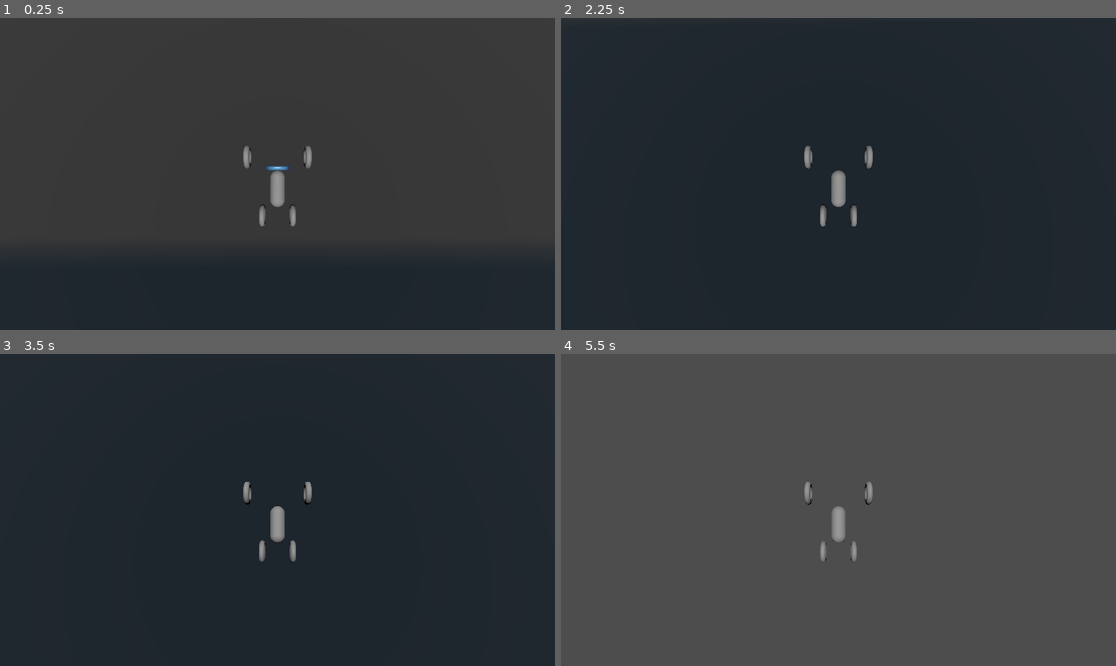
Above: before the commit, frames 1-4 (two rows, left to right).
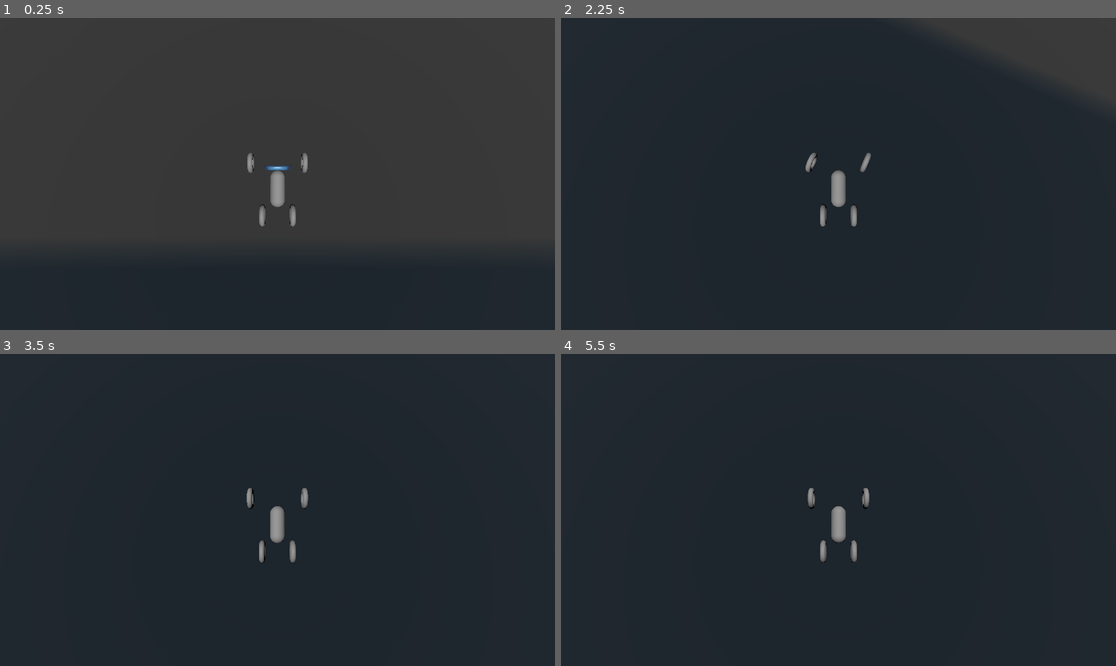
Above: after the commit, the same moments.

Repository: Flying-Hammer754/piratejam16
Game: Godot game, scene res://test_web_export.tscn
The game is run twice, just before and just after one commit, with the same random seed, the same clock (stepped at 60 frames per second) and the same inputs. The engine's default icon, where the game draws it, is replaced by a stand-in: a white triangle on a blue panel in a dark square.
Inputs:
- Up to frame 1 (0.25 s): no input
- Up to frame 2 (2.25 s): tap Enter at 0.5 s; hold D (player_move_right) 0.53-1.28 s; hold F (player_fall_over) 0.53-1.28 s; tap Space (player_jump) at 0.77, 1.25, 1.52 s; hold S (player_move_backwards) 1.28-2.03 s; tap F (player_fall_over) at 1.35 s; hold D (player_move_right) from 2.03 s (still down); hold F (player_fall_over) from 2.03 s (still down)
- Up to frame 3 (3.5 s): release D (player_move_right) at 2.78 s; release F (player_fall_over) at 2.78 s; hold W (player_move_forward) from 2.78 s (still down); tap F (player_fall_over) at 2.85 s; tap Space (player_jump) at 3.02 s
- Up to frame 4 (5.5 s): tap Enter at 3.5 s; release W (player_move_forward) at 3.53 s; hold F (player_fall_over) 3.53-4.28 s; hold A (player_move_left) 3.53-5.03 s; tap Space (player_jump) at 3.77, 4.52, 5 s; tap F (player_fall_over) at 4.35 s; hold S (player_move_backwards) from 5.03 s (still down); hold F (player_fall_over) from 5.03 s (still down)

The runs differ from the first frame. In frame 1, 0.2% of the frame differs, in the area x 43-57%, y 40-50%; in frame 2, 2.5%; in frame 3, 0.3%; in frame 4, 100%, in the area x 0-100%, y 0-100%.

Commit message:
Fix vehicle handling

Diff:
--- a/player_vehicle.gd
+++ b/player_vehicle.gd
@@ -1,5 +1,3 @@
-# TODO: figure out how to fix the cars handling
-
 extends VehicleBody3D
 
 @export var speed: float = 15
@@ -19,7 +17,8 @@
 
 func _physics_process(delta: float) -> void:
 	# steering is in radians
-	steering = Input.get_axis("player_move_right", "player_move_left") * PI
+	# the 0.4 value was taken from https://github.com/godotengine/godot-demo-projects/blob/4.2-31d1c0c/3d/truck_town/vehicles/vehicle.gd
+	steering = Input.get_axis("player_move_right", "player_move_left") * 0.4
 	#if steering > Input.get_axis("player_move_right", "player_move_left") * PI - 0.2:
 		#steering = Input.get_axis("player_move_right", "player_move_left") * PI
 	#else: if steering < Input.get_axis("player_move_right", "player_move_left") * PI / 10:
--- a/player_vehicle.tscn
+++ b/player_vehicle.tscn
@@ -54,10 +54,9 @@
 mesh = SubResource("TorusMesh_d1qhw")
 
 [node name="FrontLeftWheel" type="VehicleWheel3D" parent="."]
-transform = Transform3D(1, 0, 0, 0, 1, 0, 0, 0, 1, -1.3, 1.5, -1.25)
+transform = Transform3D(1, 0, 0, 0, 1, 0, 0, 0, 1, -1.3, 0.5, -1.25)
 use_as_steering = true
 wheel_roll_influence = 1.0
-wheel_rest_length = 0.05
 wheel_friction_slip = 20.0
 damping_compression = 0.3
 damping_relaxation = 0.5
@@ -67,10 +66,9 @@
 mesh = SubResource("TorusMesh_d1qhw")
 
 [node name="FrontRightWheel" type="VehicleWheel3D" parent="."]
-transform = Transform3D(1, 0, 0, 0, 1, 0, 0, 0, 1, 1.3, 1.5, -1.25)
+transform = Transform3D(1, 0, 0, 0, 1, 0, 0, 0, 1, 1.3, 0.5, -1.25)
 use_as_steering = true
 wheel_roll_influence = 1.0
-wheel_rest_length = 0.05
 wheel_friction_slip = 20.0
 damping_compression = 0.3
 damping_relaxation = 0.5
